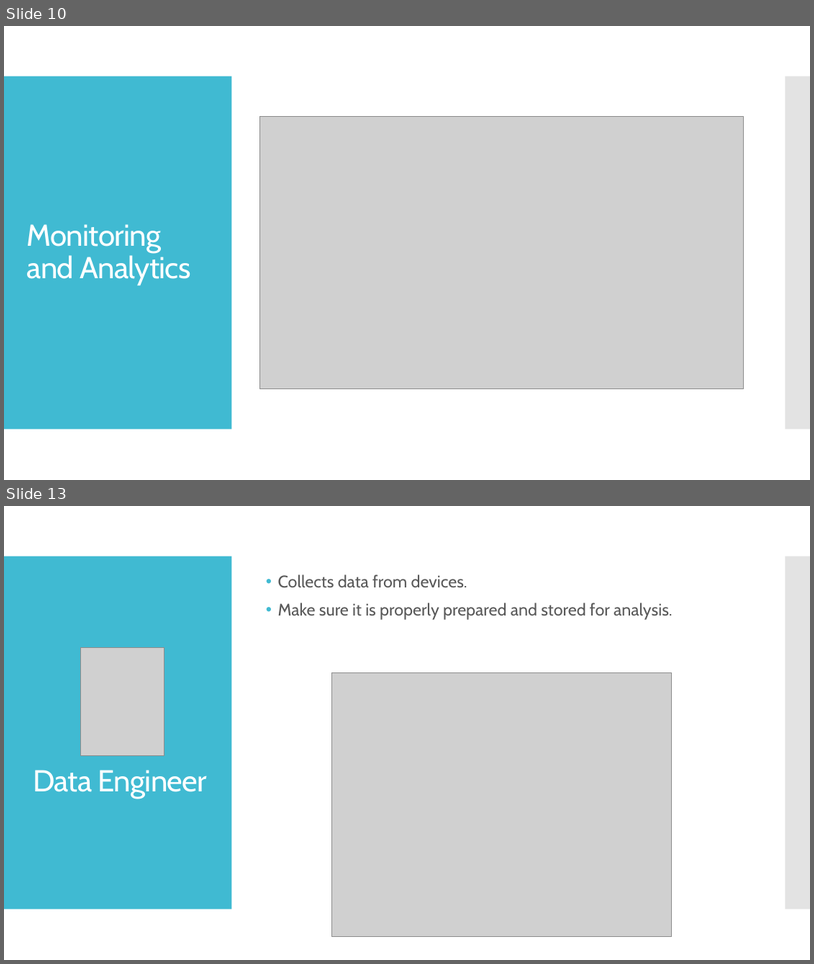
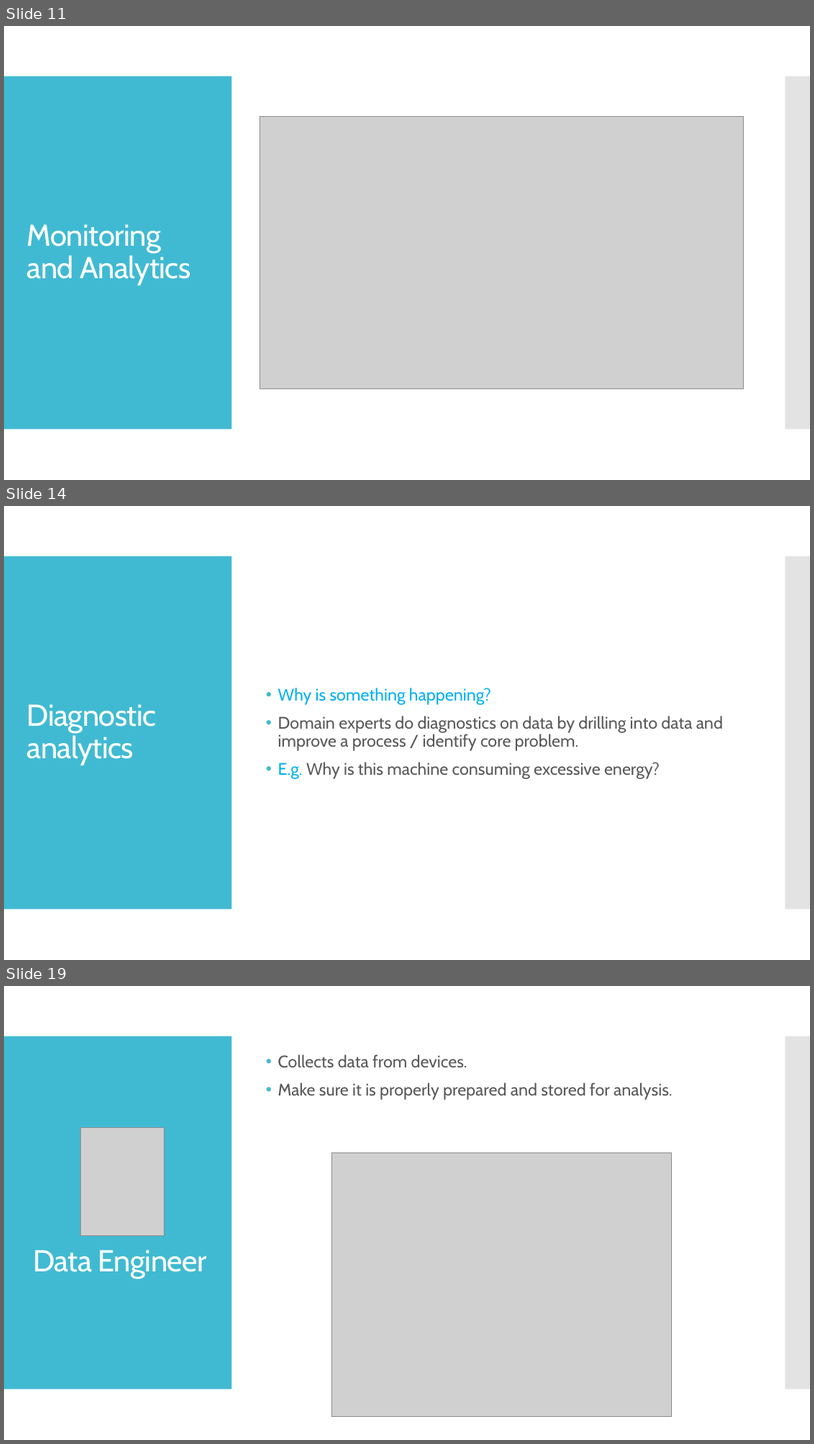
Before and after one commit to dinesarun/common, a slide deck: sessions/ChennaiAzureUserGroup/Databricks_IOT_Analytics/IOT-ML-Azure.pptx. Shown one above the other, each under a label of ours: slides 10 and 13 before the commit, slides 11, 14 and 19 after it; the slides between them are not shown. The pictures are 814x964 and 814x1444 pixels, drawn with LibreOffice and Linux fonts; fonts in the diff are those of the drawing; grey boxes stand for pictures. Boxes give left, top, right and bottom in pixels: in the first picture for what was removed or moved away, otherwise in the second. Text is boxed around its words. In the diff, an @@ line names an element or a change of style, - is before the commit and + after.

```diff
--- a/sessions/ChennaiAzureUserGroup/Databricks_IOT_Analytics/IOT-ML-Azure.pptx
+++ b/sessions/ChennaiAzureUserGroup/Databricks_IOT_Analytics/IOT-ML-Azure.pptx
@@ slide 14 added at (4,506,810,960), background #FFFFFF; not listed: 2 template elements that a slide beside it also shows @@
@@ text added at (278,687,723,779), 20 pt, text #595959 @@
+• Why is something happening?
+• Domain experts do diagnostics on data by drilling into data and improve a process / identify core problem.
+• E.g. Why is this machine consuming excessive energy?
@@ title added at (27,704,157,765), 36 pt, text #FFFFFF @@
+Diagnostic analytics
@@ what was slide 10 is now slide 11 @@
@@ what was slide 13 is now slide 19 @@
```
Also in this commit, not shown: 11 slides changed, 9 other slides added, 2 slides removed.
